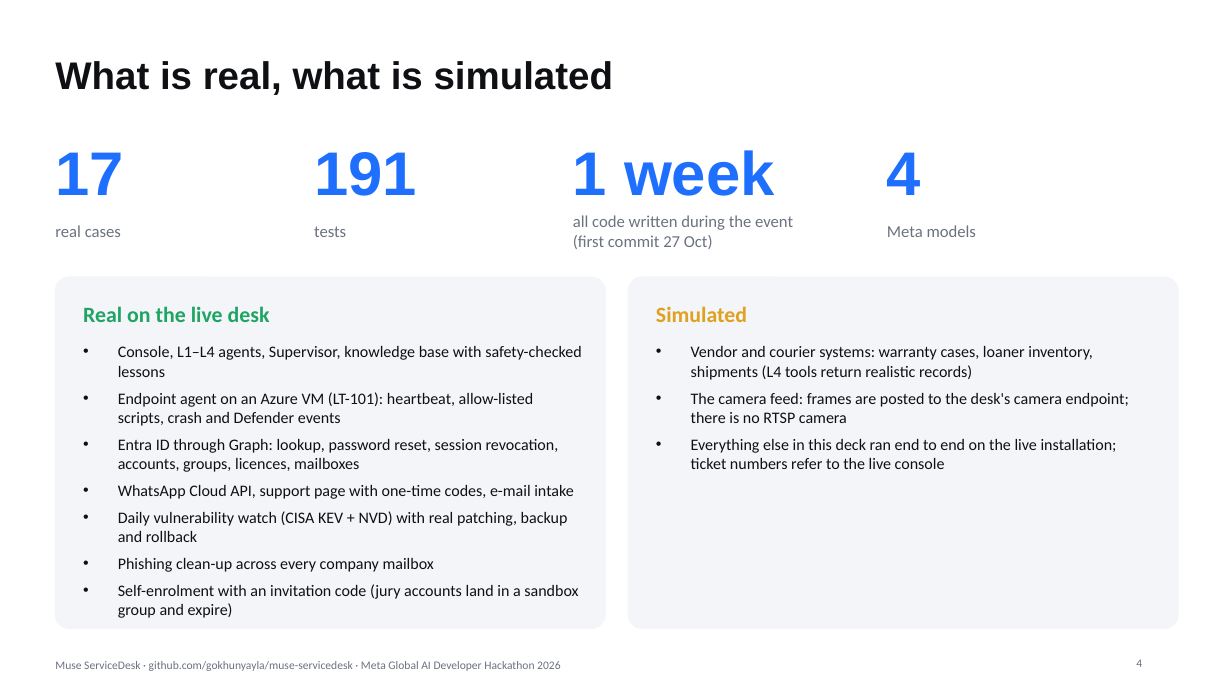
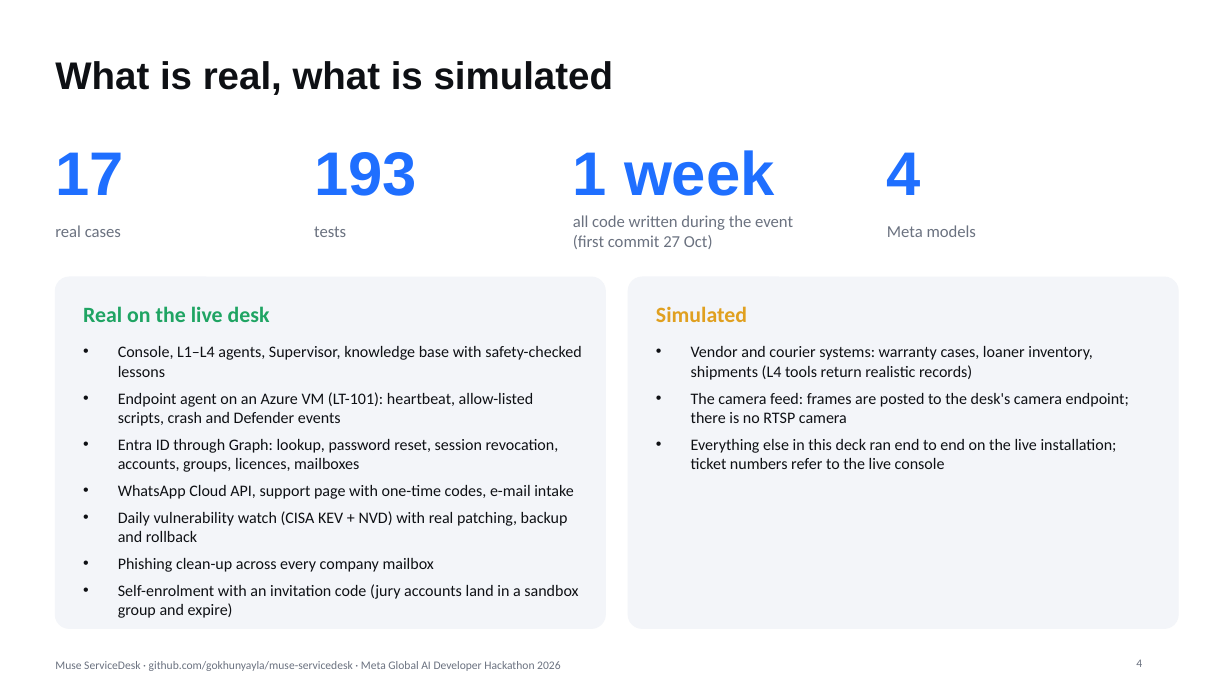
Before and after one commit to gokhunyayla/muse-servicedesk, a slide deck: slide 4 of docs/muse-servicedesk-17-cases.pptx. Drawn at 1232x693 pixels with LibreOffice and Linux fonts; fonts in the diff are those of the drawing. Boxes give left, top, right and bottom in pixels: in the first picture for what was removed or moved away, otherwise in the second. Text is boxed around its words. In the diff, an @@ line names an element or a change of style, - is before the commit and + after.

Commit message:
docs: test count 193 in the README and the deck

```diff
--- a/docs/muse-servicedesk-17-cases.pptx
+++ b/docs/muse-servicedesk-17-cases.pptx
@@ text at box(314, 152, 417, 196): text changed @@
-191
+193
```
Also in this commit, not shown: 2 other files.
